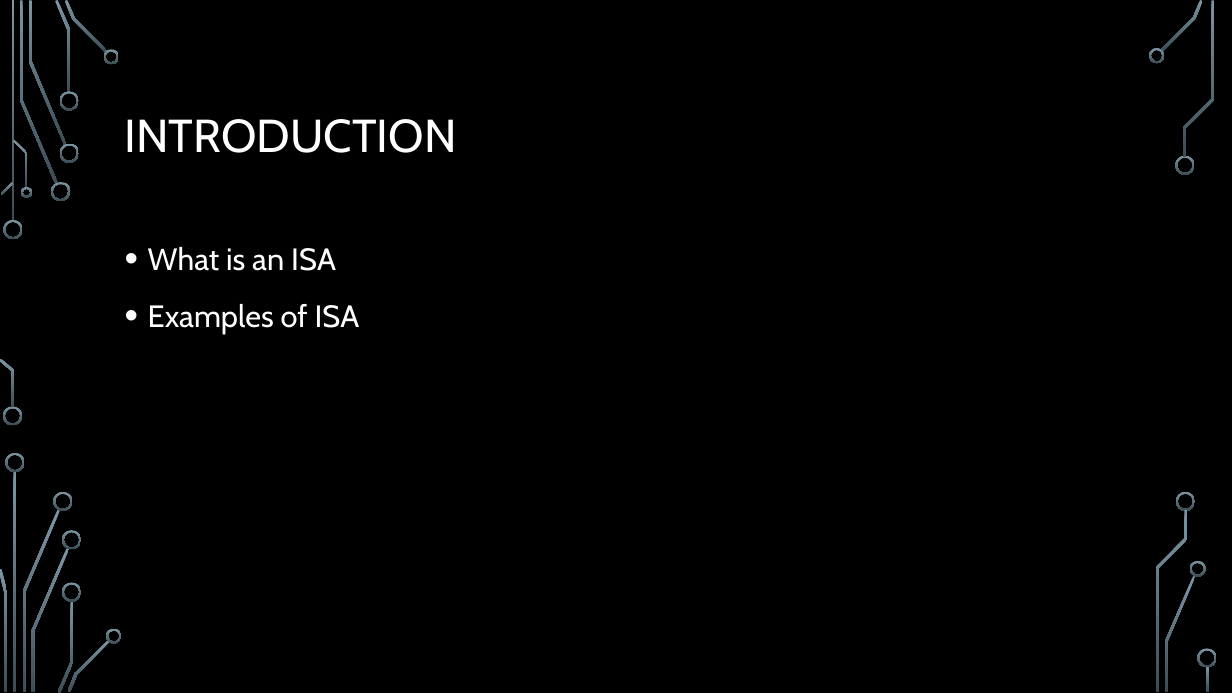
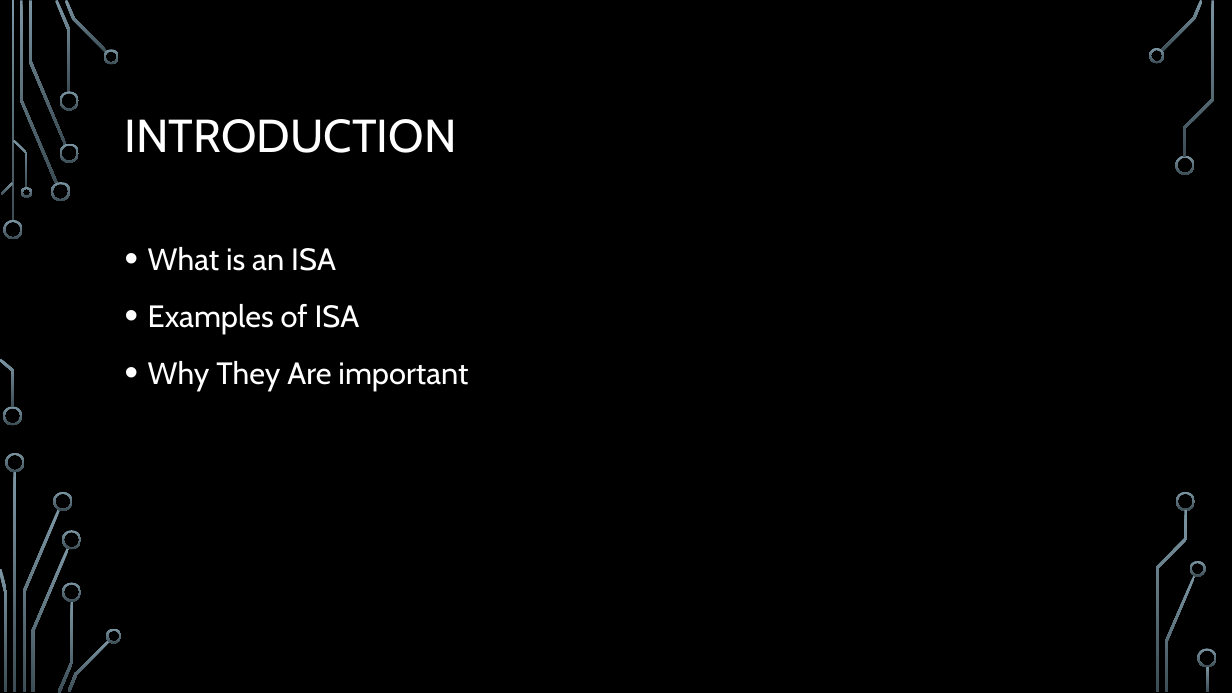
Before and after one commit to ErrkO/CSCI4800, a slide deck: slide 2 of Instruction Set Architecture.pptx. Drawn at 1232x693 pixels with LibreOffice and Linux fonts; fonts in the diff are those of the drawing; background and template pictures are left out. Boxes give left, top, right and bottom in pixels: in the first picture for what was removed or moved away, otherwise in the second. Text is boxed around its words. In the diff, an @@ line names an element or a change of style, - is before the commit and + after.

```diff
--- a/Instruction Set Architecture.pptx
+++ b/Instruction Set Architecture.pptx
@@ text at bbox=[148, 361, 468, 391]: paragraph added @@
+• Why They Are important
```
Also in this commit, not shown: 5 other slides changed, 6 slides added.
